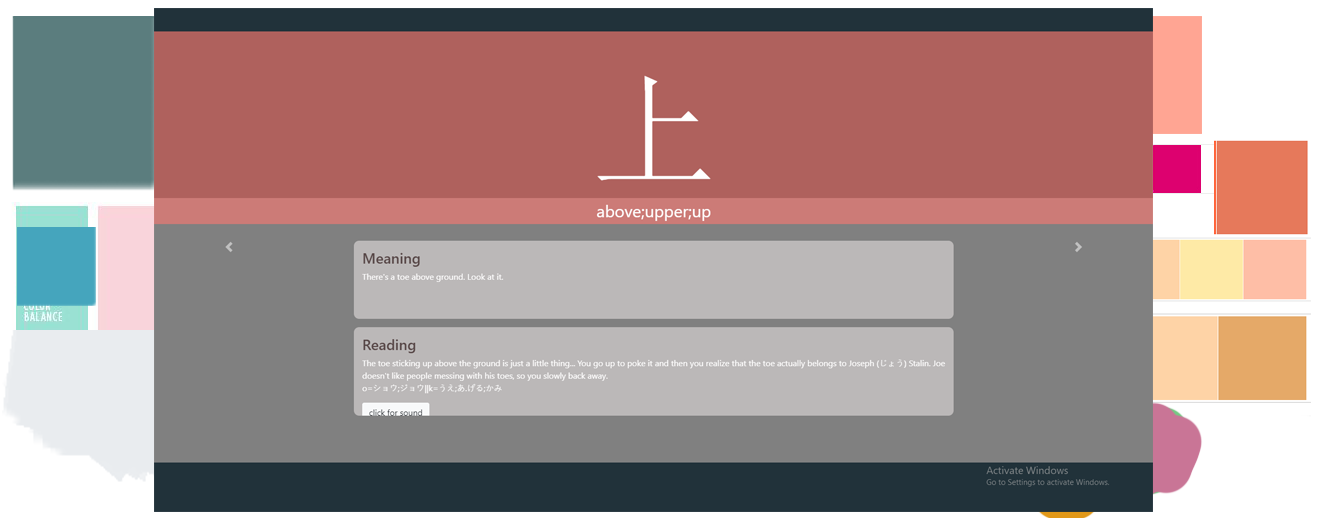
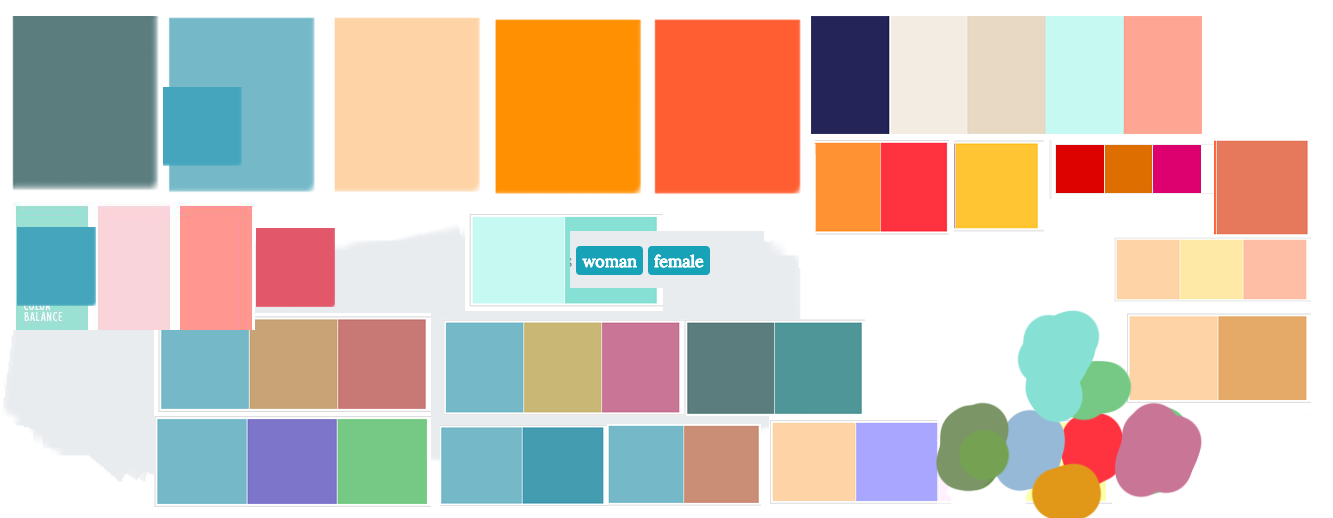
Revision of a layered 1333x518 image; what changed, layer by layer:
added layer "Layer 26" above "Layer 25" over (x1=570, y1=231, x2=764, y2=288)
hid "Layer 25" over (x1=154, y1=8, x2=1153, y2=512)
